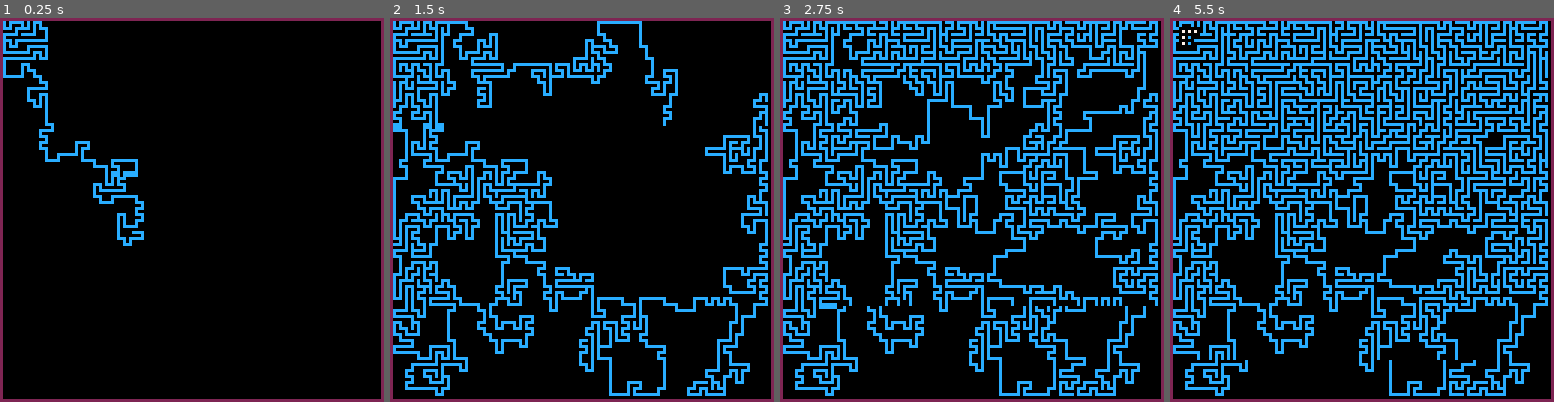
Above: before the commit, frames 1-4 (left to right).
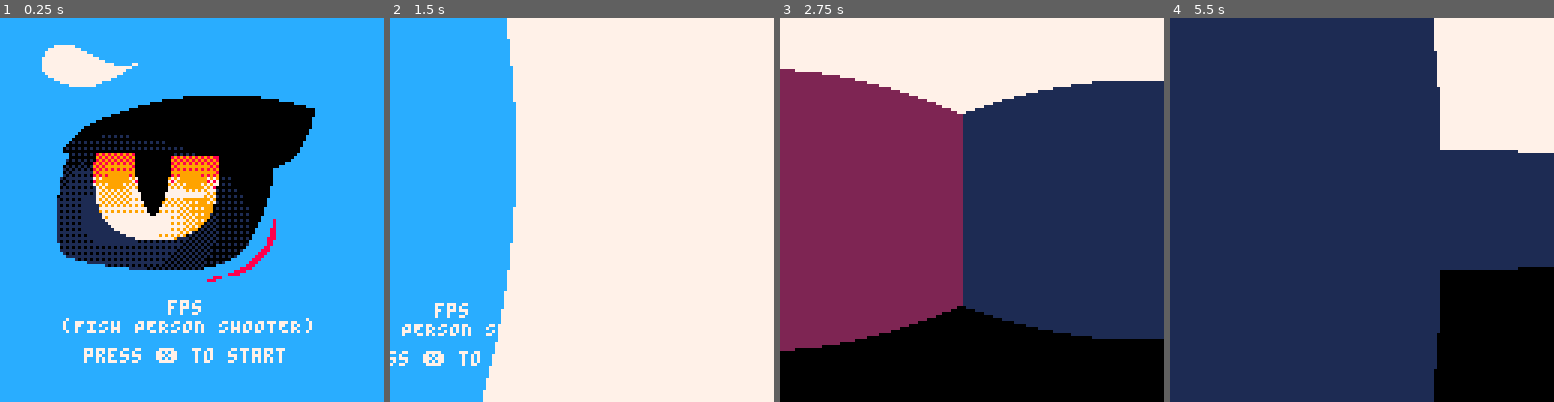
Above: after the commit, the same moments.

Repository: DorkOrca/pico8
Game: PICO-8 cartridge fps.p8
The game is run twice, just before and just after one commit, with the same random seed, the same clock (stepped at 60 frames per second) and the same inputs.
Inputs:
- Up to frame 1 (0.25 s): no input
- Up to frame 2 (1.5 s): tap X (X key) at 1.07 s
- Up to frame 3 (2.75 s): hold Left 1.97-2.37 s; tap X (X key) at 2.07, 2.4, 2.73 s; hold Down from 2.42 s (still down)
- Up to frame 4 (5.5 s): release Down at 2.82 s; hold Right 2.87-3.53 s; tap X (X key) every 0.33 s from 3.07 to 5.4 s; hold Up 3.58-4.08 s; hold Right 4.13-4.53 s; hold Down 4.58-5.08 s; hold Left from 5.13 s (still down)

The runs differ from the first frame. In frame 1, 85% of the frame differs, in the area x 0-100%, y 0-100%; in frame 2, 91%; in frame 3, 85%; in frame 4, 93%.

Commit message:
Added slowdraw functionality

Diff:
--- a/fps.p8
+++ b/fps.p8
@@ -62,6 +62,11 @@
 currentMap = mapB
 currentCoords = {x = 2, y = 2,}
 mapPlot = {}
+seed = {}
+drawStage = 0
+drawSpeed = 100
+drawMe = true
+slowDraw = false
 
 --Player variables
 player = {}
@@ -74,7 +79,7 @@
 
 --Screen IDs
 
-screenID = 1
+screenID = 0
 -- FUNCTIONS
 --Draw start screen
 function startScreen()
@@ -528,33 +533,73 @@
     _genMap[2][2] = 0
     _plotted[2][2] = 0
 
-    -- Debug value
-    _stage = 0
-
     _plotComplete = false
 
-    _mapFrame = 0
-
-    while (_plotComplete == false) do
-        _genProg = generateMaze(_genMap, _plotted, _currentCoords)
-        _genMap = _genProg.genMap
-        _plotted = _genProg.plotted
-        _currentCoords = _genProg.coords
-        _stage += 1
-
-        currentMap = _genMap
-
-        _plotComplete = _genProg.plotComplete
-
-        _mapFrame += 1
-        if(_mapFrame % 100 == 0) then
-            drawMap(currentMap, #currentMap[1], #currentMap)
-            mapFrame = 0
-        end
-    end
-
-    print("Map gen completed", 7)
-    return _genMap
+    _genSeed = {map = _genMap, plot = _plotted, ready = _plotComplete, coords = _currentCoords}
+
+    if (slowDraw == false) then
+        _seed = _genSeed
+
+        while (_seed.ready == false) do
+            _genProg = generateMaze(_seed.map, _seed.plot, _seed.coords)
+            _seed.map = _genProg.genMap
+            _seed.plot = _genProg.plotted
+            _seed.coords = _genProg.coords
+
+            currentMap = _seed.map
+
+            _seed.ready = _genProg.plotComplete
+
+            if (drawMe == true) then
+                drawStage += 1
+                if(drawStage % drawSpeed == 0) then
+                    drawMap(currentMap, #currentMap[1], #currentMap)
+                    mapFrame = 0
+                end
+            else
+                print("Working...")
+            end
+        end
+
+        _genSeed = _seed
+    end
+
+    return _genSeed
+end
+
+function stageMaze()
+    _seed = seed
+
+    if (slowDraw == true) then
+        if (_seed.ready == false) then
+            _genProg = generateMaze(_seed.map, _seed.plot, _seed.coords)
+            _seed.map = _genProg.genMap
+            _seed.plot = _genProg.plotted
+            _seed.coords = _genProg.coords
+
+            currentMap = _seed.map
+
+            _seed.ready = _genProg.plotComplete
+
+            if (drawMe == true) then
+                drawStage += 1
+                if(drawStage % drawSpeed == 0) then
+                    drawMap(currentMap, #currentMap[1], #currentMap)
+                    mapFrame = 0
+                end
+            else
+                print("Working...")
+            end
+        end
+    else
+        _seed.ready = true
+    end
+
+    seed = _seed
+
+    if (seed.ready == true) then
+        screenID = 1
+    end
 end
 
 function generateMaze(_genMap, _plotted, _coords)
@@ -668,15 +713,18 @@
 
 -- where the magic happens
 function _init()
-    currentMap = generateMap(128, 128, 0, 0, 0, 0)
+    seed = generateMap(32, 32, 0, 0, 0, 0)
+    currentMap = seed.map
 end
 
 function _update()
+
 end
 
 function _draw()
     local c_tbl =
     {
+        [0] = stageMaze,
         [1] = startScreen,
         [2] = menuSelect,
         [3] = drawRoom
